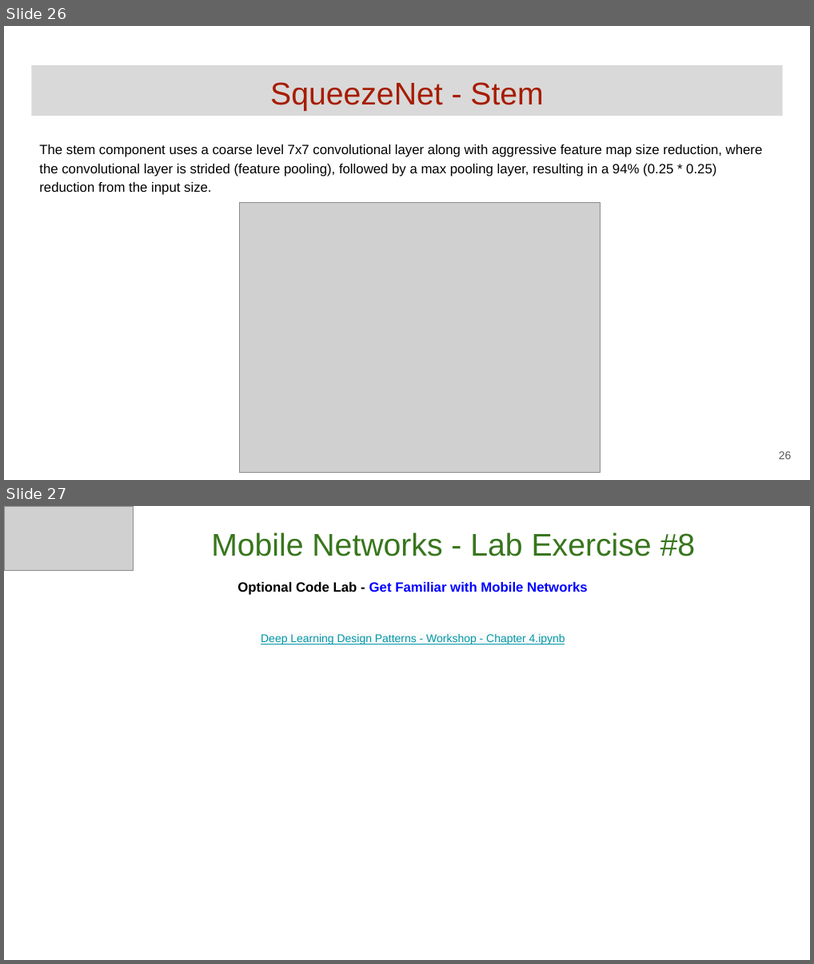
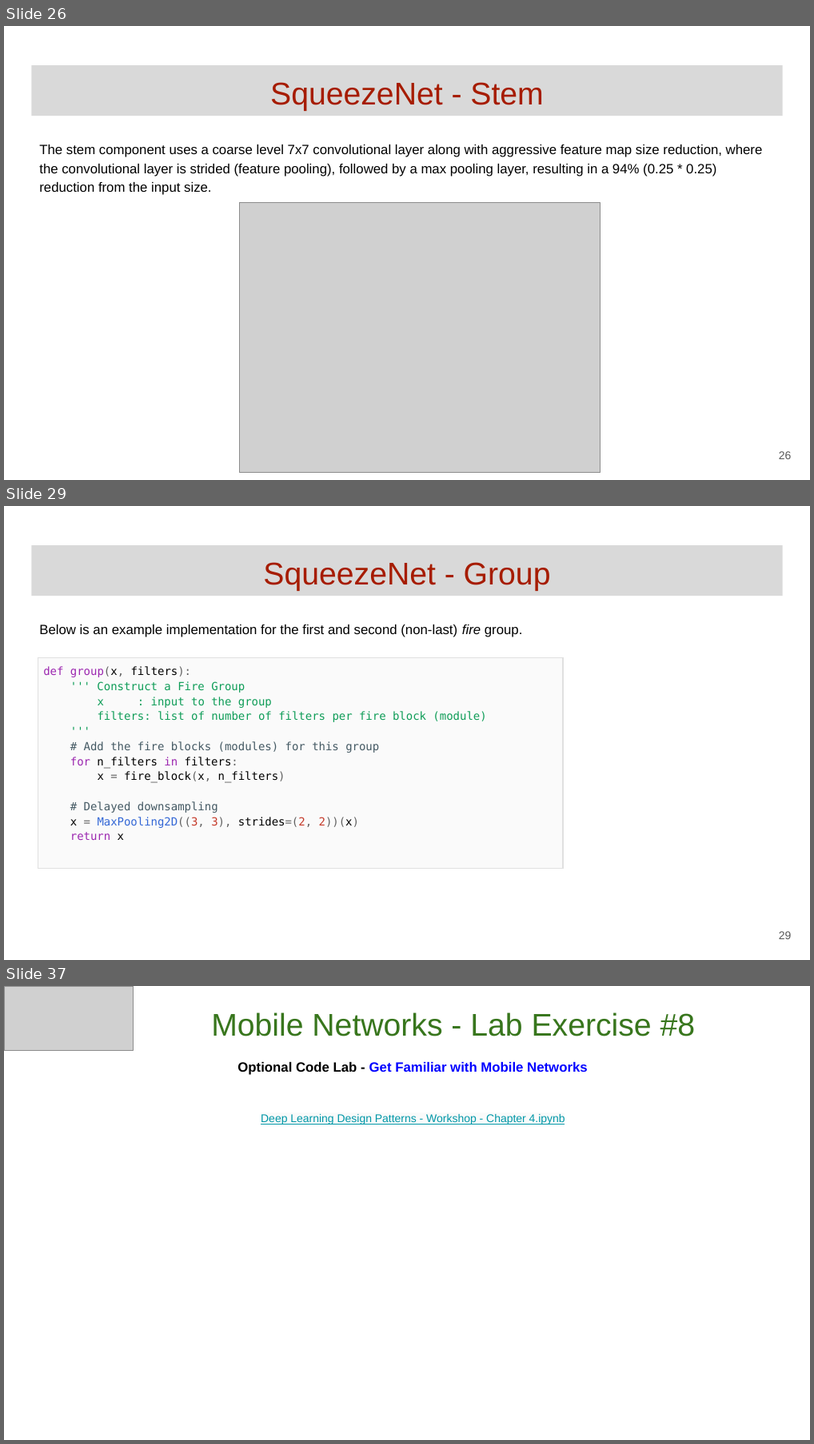
Before and after one commit to GoogleCloudPlatform/keras-idiomatic-programmer, a slide deck: books/deep-learning-design-patterns/Workshops/Junior/Deep Learning Design Patterns - Workshop - Chapter 4.pptx. Shown one above the other, each under a label of ours: slides 26 and 27 before the commit, slides 26, 29 and 37 after it; the slides between them are not shown. The pictures are 814x964 and 814x1444 pixels, drawn with LibreOffice and Linux fonts; fonts in the diff are those of the drawing; grey boxes stand for pictures. Boxes give left, top, right and bottom in pixels: in the first picture for what was removed or moved away, otherwise in the second. Text is boxed around its words. In the diff, an @@ line names an element or a change of style, - is before the commit and + after.

```diff
--- a/books/deep-learning-design-patterns/Workshops/Junior/Deep Learning Design Patterns - Workshop - Chapter 4.pptx
+++ b/books/deep-learning-design-patterns/Workshops/Junior/Deep Learning Design Patterns - Workshop - Chapter 4.pptx
@@ slide 29 added at <box>4,506,810,960</box>, background #FFFFFF @@
@@ title added at <box>31,545,783,596</box>, fill #D9D9D9, 28 pt, text #A61C00 @@
+SqueezeNet - Group
@@ text added at <box>39,624,523,637</box>, 12 pt, text #000000 @@
+Below is an example implementation for the first and second (non-last) fire group.
@@ table added at <box>38,658,564,922</box>, 1 rows, 1 columns @@
+def group(x, filters): / ''' Construct a Fire Group / x : input to the group / filters: list of number of filters per fire block (module) / ''' / # Add the fire blocks (modules) for this group / for n_filters in filters: / x = fire_block(x, n_filters) / # Delayed downsampling / x = MaxPooling2D((3, 3), strides=(2, 2))(x) / return x
@@ page number added at <box>779,931,792,939</box>, 10 pt, text #595959 @@
+29
@@ what was slide 27 is now slide 37 @@
```
Also in this commit, not shown: 9 other slides added.
